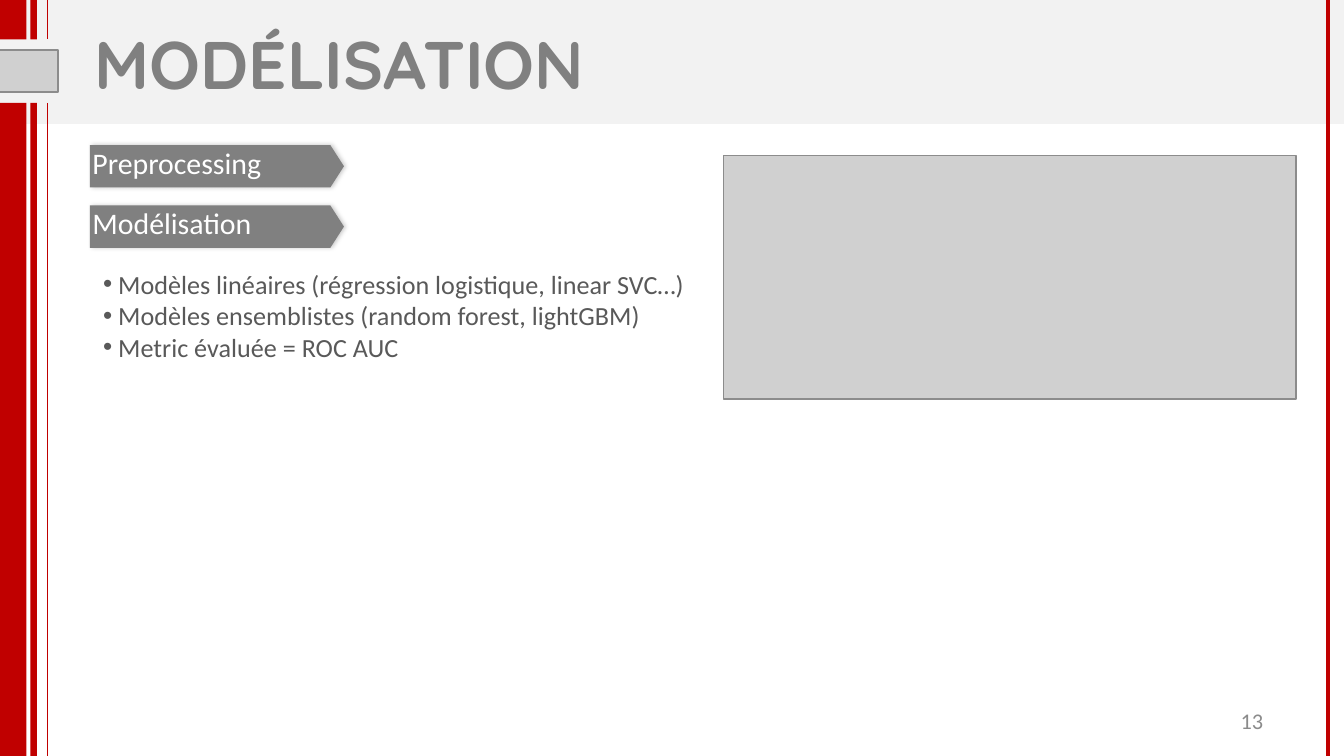
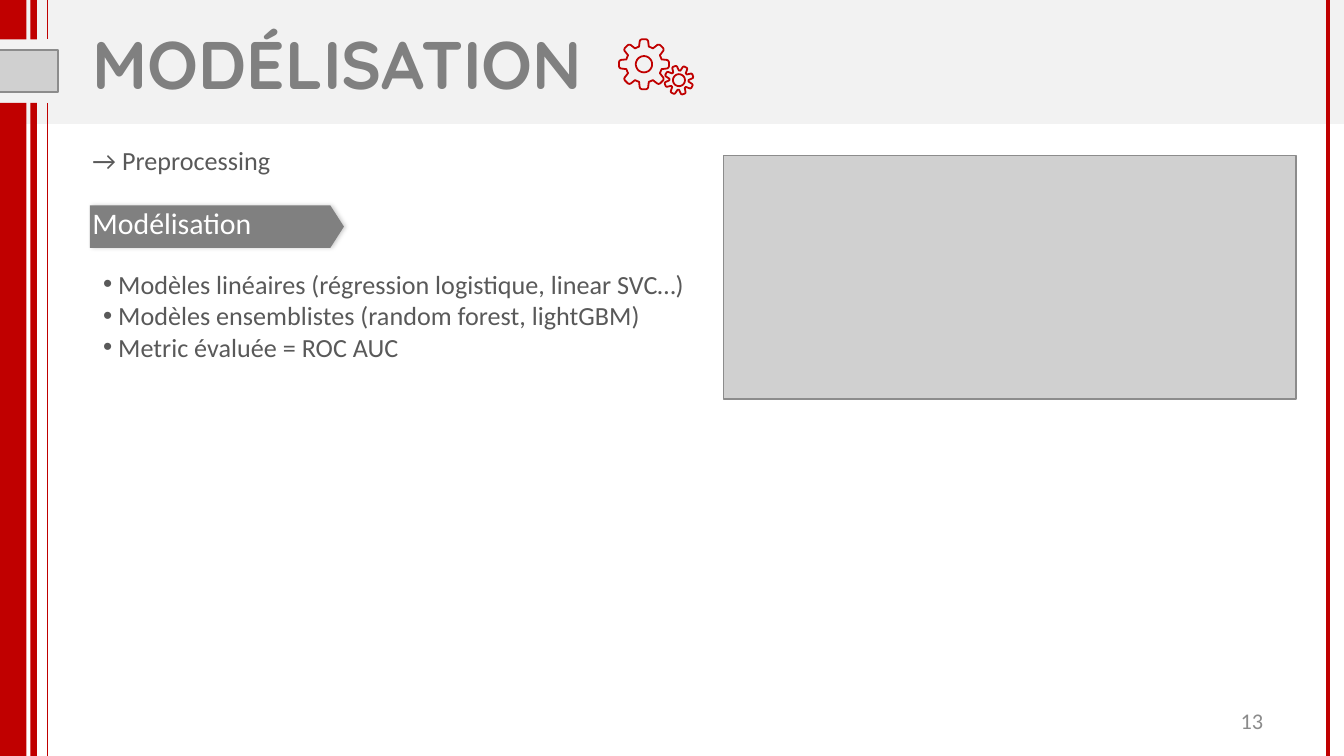
Before and after one commit to florabajolet/OCR7_scoring, a slide deck: slide 13 of P7_presentation.pptx. Drawn at 1344x756 pixels with LibreOffice and Linux fonts; fonts in the diff are those of the drawing; grey boxes stand for pictures. Boxes give left, top, right and bottom in pixels: in the first picture for what was removed or moved away, otherwise in the second. Text is boxed around its words. In the diff, an @@ line names an element or a change of style, - is before the commit and + after.

```diff
--- a/P7_presentation.pptx
+++ b/P7_presentation.pptx
@@ title "MODÉLISATION" at box(93, 28, 582, 90): alignment centre to left @@
@@ freeform shape added at box(620, 39, 669, 89), outline #C00000 0.96 pt @@
@@ freeform shape added at box(665, 66, 694, 94), outline #C00000 0.96 pt @@
@@ pentagon arrow removed at box(90, 145, 344, 187) @@
@@ text at box(122, 152, 270, 175): text changed; size 16 to 14 pt; text colour #FFFFFF to #595959 @@
-Preprocessing
+→ Preprocessing
```
Also in this commit, not shown: 20 other slides changed, 3 slides added, 19 other files.
